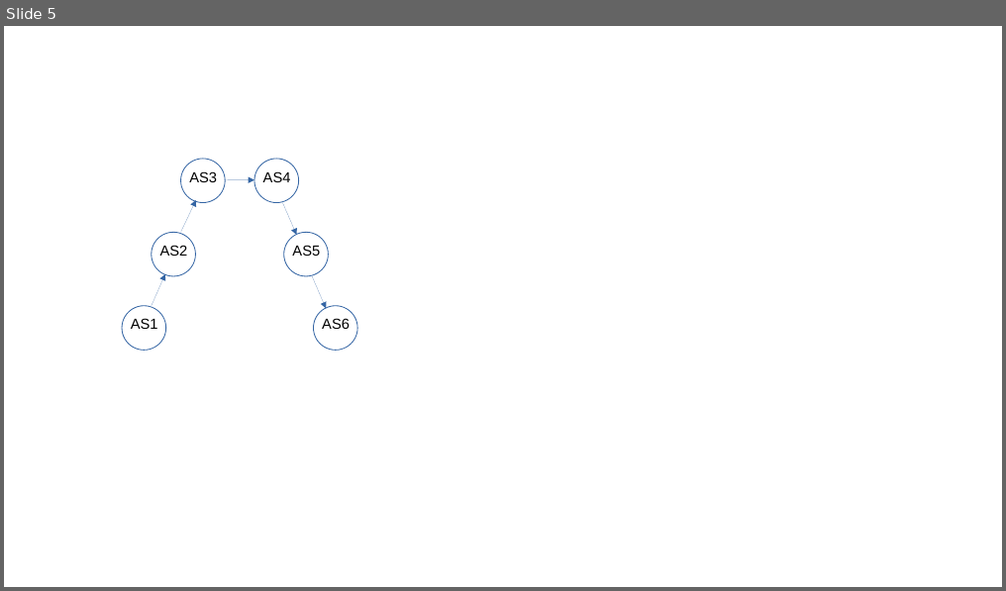
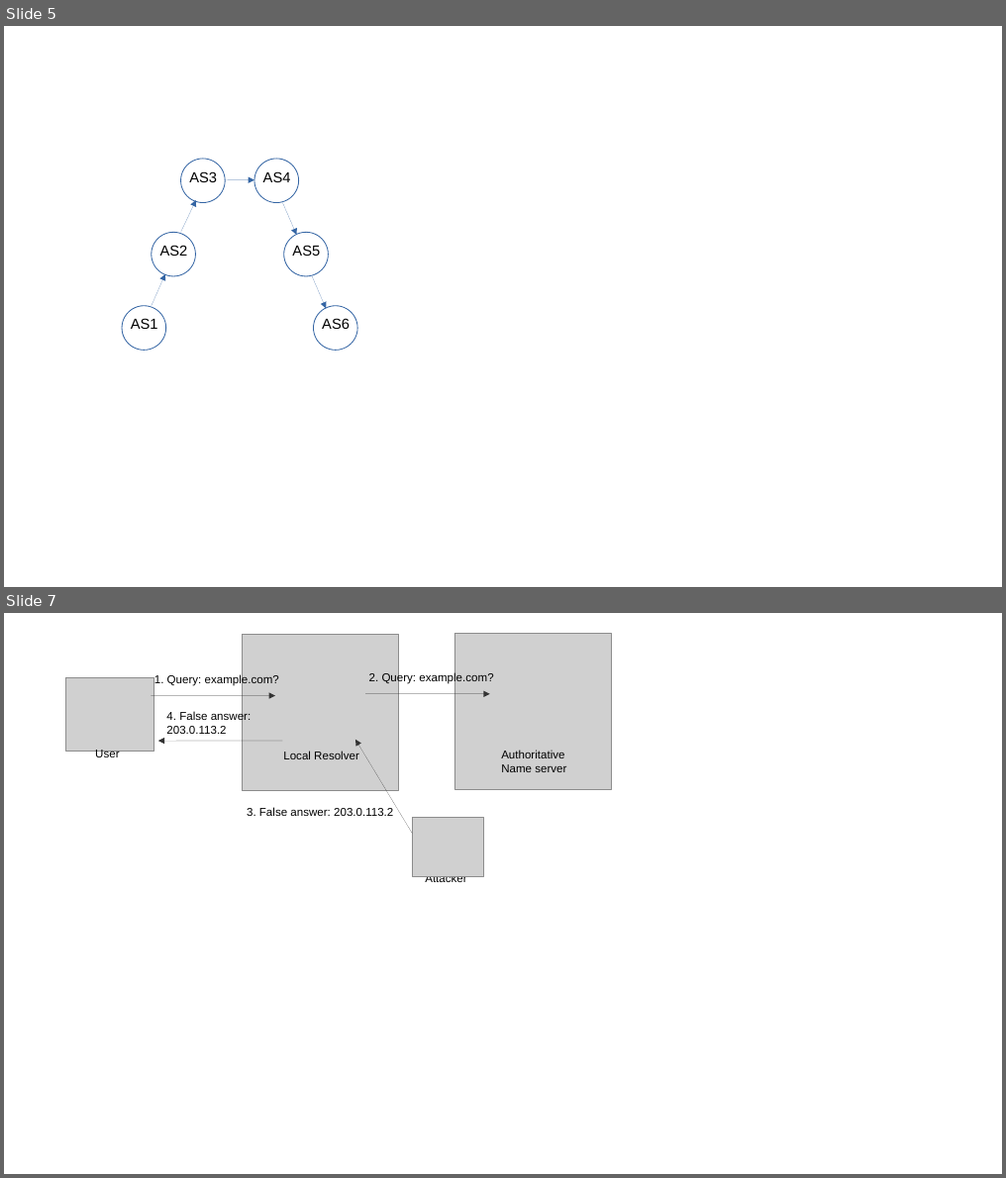
Before and after one commit to SystemsApproach/security, a slide deck: figures/SecurityFigs.odp. Shown one above the other, each under a label of ours: slide 5 before the commit, slides 5 and 7 after it; the slides between them are not shown. The pictures are 1006x591 and 1006x1178 pixels, drawn with LibreOffice and Linux fonts; fonts in the diff are those of the drawing; grey boxes stand for pictures. Boxes give left, top, right and bottom in pixels: in the first picture for what was removed or moved away, otherwise in the second. Text is boxed around its words. In the diff, an @@ line names an element or a change of style, - is before the commit and + after.

```diff
--- a/figures/SecurityFigs.odp
+++ b/figures/SecurityFigs.odp
@@ slide 7 added at (x1=4, y1=613, x2=1002, y2=1174), background #FFFFFF @@
@@ picture added at (x1=242, y1=634, x2=399, y2=790) @@
@@ picture added at (x1=454, y1=633, x2=611, y2=789) @@
@@ picture added at (x1=66, y1=678, x2=154, y2=752) @@
@@ arrow added from (151, 695) to (275, 695), #333333 0 pt @@
@@ text added at (x1=154, y1=674, x2=279, y2=686), 11 pt, text #000000 @@
+1. Query: example.com?
@@ arrow added from (365, 694) to (490, 694), #333333 0 pt @@
@@ text added at (x1=369, y1=672, x2=493, y2=684), 11 pt, text #000000 @@
+2. Query: example.com?
@@ text added at (x1=166, y1=711, x2=252, y2=734), 11 pt, text #000000 @@
+4. False answer: 203.0.113.2
@@ text added at (x1=95, y1=750, x2=119, y2=761), 11 pt, text #000000 @@
+User
@@ arrow added from (282, 741) to (158, 741), #333333 0 pt @@
@@ text added at (x1=283, y1=751, x2=359, y2=760), 11 pt, text #000000 @@
+Local Resolver
@@ arrow added from (412, 833) to (355, 740), #333333 0 pt @@
@@ text added at (x1=501, y1=750, x2=566, y2=772), 11 pt, text #000000 @@
+Authoritative
+Name server
@@ text added at (x1=247, y1=807, x2=393, y2=816), 11 pt, text #000000 @@
+3. False answer: 203.0.113.2
@@ picture added at (x1=412, y1=817, x2=483, y2=876) @@
@@ text added at (x1=425, y1=876, x2=466, y2=885), 11 pt, text #000000 @@
+Attacker
```
Also in this commit, not shown: 1 other slide added, 2 other files.
